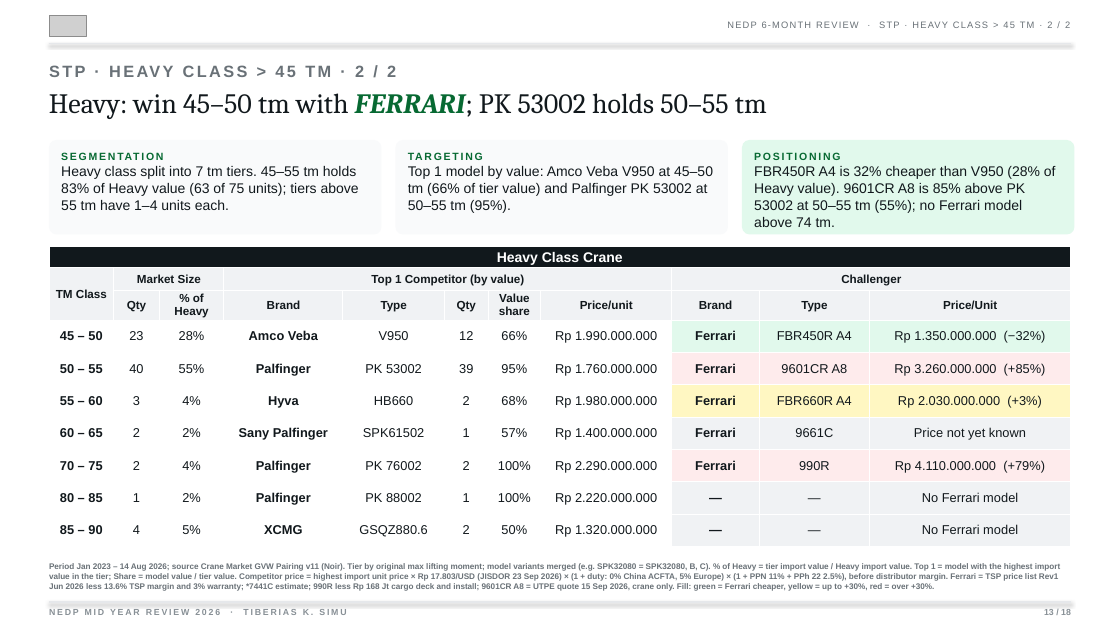
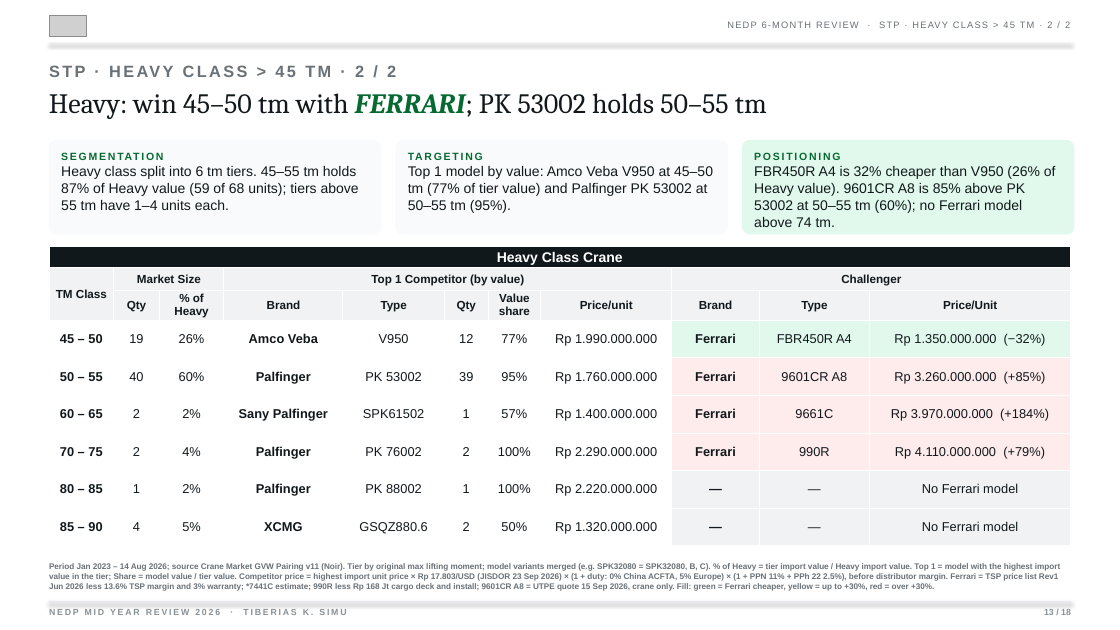
Before and after one commit to Godson7777/6month, a slide deck: slide 2 of nedp_deck/STP_Medium_Heavy_TopValue.pptx. Drawn at 1120x630 pixels with LibreOffice and Linux fonts; fonts in the diff are those of the drawing; grey boxes stand for pictures. Boxes give left, top, right and bottom in pixels: in the first picture for what was removed or moved away, otherwise in the second. Text is boxed around its words. In the diff, an @@ line names an element or a change of style, - is before the commit and + after.

```diff
--- a/nedp_deck/STP_Medium_Heavy_TopValue.pptx
+++ b/nedp_deck/STP_Medium_Heavy_TopValue.pptx
@@ text at [61,166,359,210]: text changed @@
-Heavy class split into 7 tm tiers. 45–55 tm holds 83% of Heavy value (63 of 75 units); tiers above 55 tm have 1–4 units each.
+Heavy class split into 6 tm tiers. 45–55 tm holds 87% of Heavy value (59 of 68 units); tiers above 55 tm have 1–4 units each.
@@ text at [408,166,713,213]: text changed @@
-Top 1 model by value: Amco Veba V950 at 45–50 tm (66% of tier value) and Palfinger PK 53002 at 50–55 tm (95%).
+Top 1 model by value: Amco Veba V950 at 45–50 tm (77% of tier value) and Palfinger PK 53002 at 50–55 tm (95%).
@@ text at [754,166,1056,227]: text changed @@
-FBR450R A4 is 32% cheaper than V950 (28% of Heavy value). 9601CR A8 is 85% above PK 53002 at 50–55 tm (55%); no Ferrari model above 74 tm.
+FBR450R A4 is 32% cheaper than V950 (26% of Heavy value). 9601CR A8 is 85% above PK 53002 at 50–55 tm (60%); no Ferrari model above 74 tm.
@@ table at [49,247,1070,539] @@
-row 4: 45 – 50 | 23 | 28% | Amco Veba | V950 | 12 | 66% | Rp 1.990.000.000 | Ferrari | FBR450R A4 | Rp 1.350.000.000 (−32%)
-row 5: 50 – 55 | 40 | 55% | Palfinger | PK 53002 | 39 | 95% | Rp 1.760.000.000 | Ferrari | 9601CR A8 | Rp 3.260.000.000 (+85%)
-row 6: 55 – 60 | 3 | 4% | Hyva | HB660 | 2 | 68% | Rp 1.980.000.000 | Ferrari | FBR660R A4 | Rp 2.030.000.000 (+3%)
-row 7: 60 – 65 | 2 | 2% | Sany Palfinger | SPK61502 | 1 | 57% | Rp 1.400.000.000 | Ferrari | 9661C | Price not yet known
+row 4: 45 – 50 | 19 | 26% | Amco Veba | V950 | 12 | 77% | Rp 1.990.000.000 | Ferrari | FBR450R A4 | Rp 1.350.000.000 (−32%)
+row 5: 50 – 55 | 40 | 60% | Palfinger | PK 53002 | 39 | 95% | Rp 1.760.000.000 | Ferrari | 9601CR A8 | Rp 3.260.000.000 (+85%)
+row 6: 60 – 65 | 2 | 2% | Sany Palfinger | SPK61502 | 1 | 57% | Rp 1.400.000.000 | Ferrari | 9661C | Rp 3.970.000.000 (+184%)
```
Also in this commit, not shown: 1 other slide changed, 2 other files.
